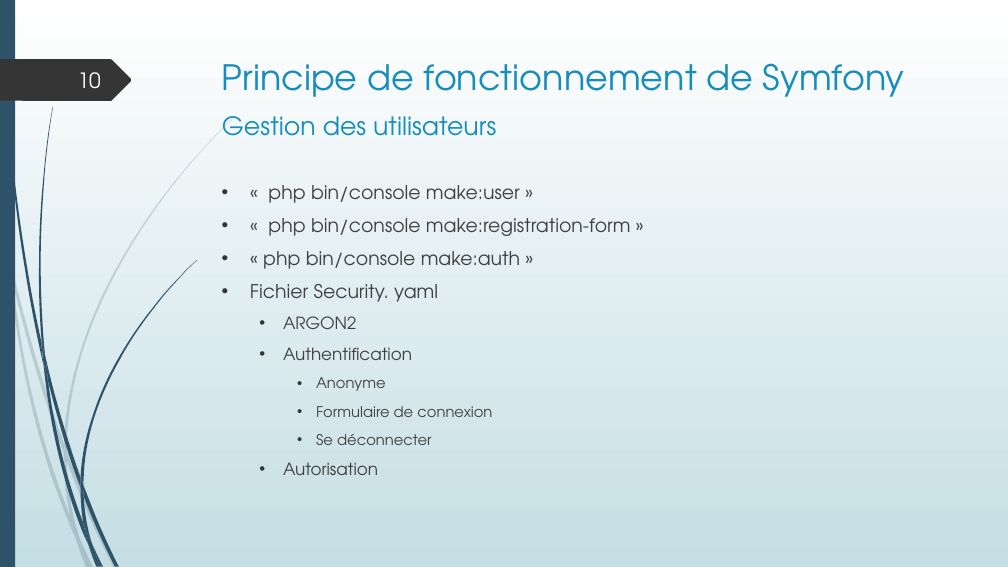
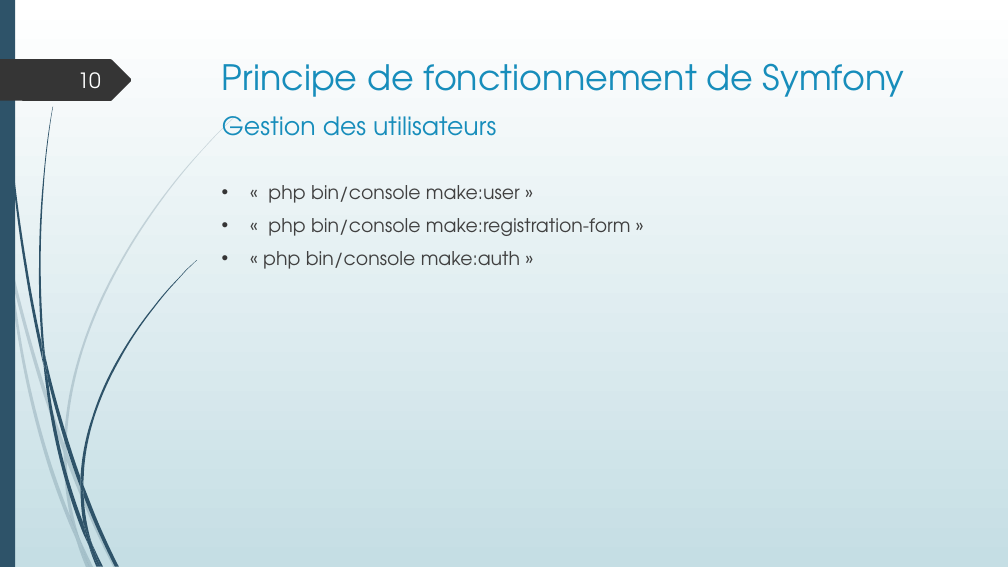
Before and after one commit to LisaF0/projet, a slide deck: slide 10 of aDoc/Projet boutique en ligne.pptx. Drawn at 1008x567 pixels with LibreOffice and Linux fonts; fonts in the diff are those of the drawing. Boxes give left, top, right and bottom in pixels: in the first picture for what was removed or moved away, otherwise in the second. Text is boxed around its words. In the diff, an @@ line names an element or a change of style, - is before the commit and + after.

```diff
--- a/aDoc/Projet boutique en ligne.pptx
+++ b/aDoc/Projet boutique en ligne.pptx
@@ text at [250, 284, 492, 475]: paragraphs removed @@
-• Fichier Security. yaml
-  • ARGON2
-  • Authentification
-    • Anonyme
-    • Formulaire de connexion
-    • Se déconnecter
-  • Autorisation
```
Also in this commit, not shown: 3 other slides changed, 3 other files.
